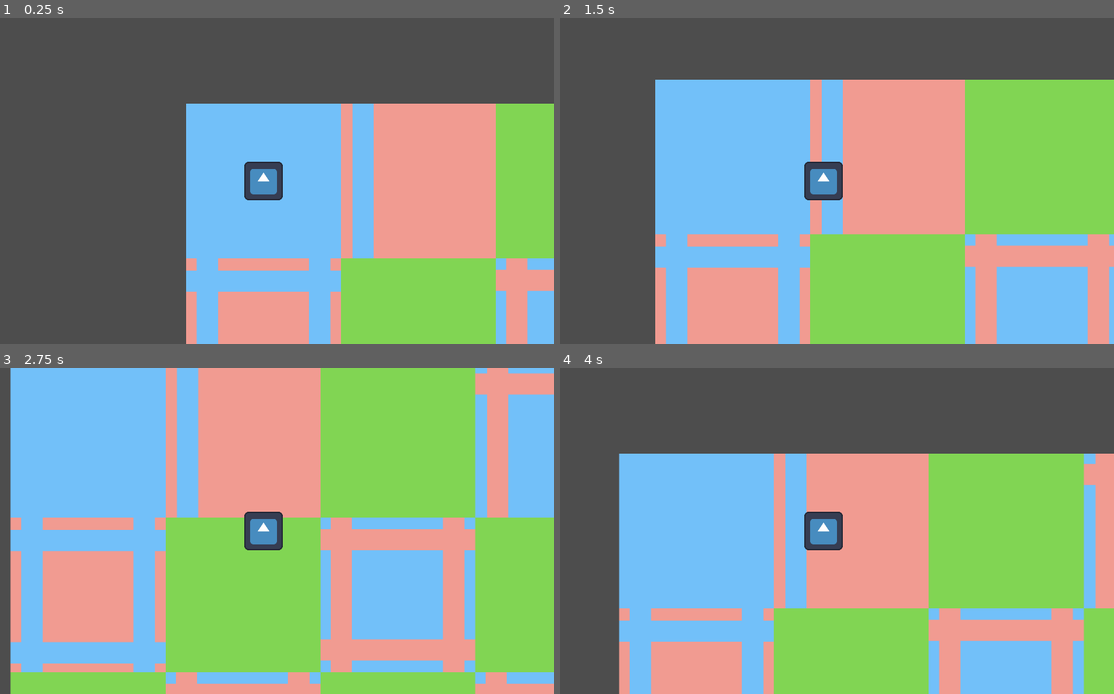
Above: before the commit, frames 1-4 (two rows, left to right).
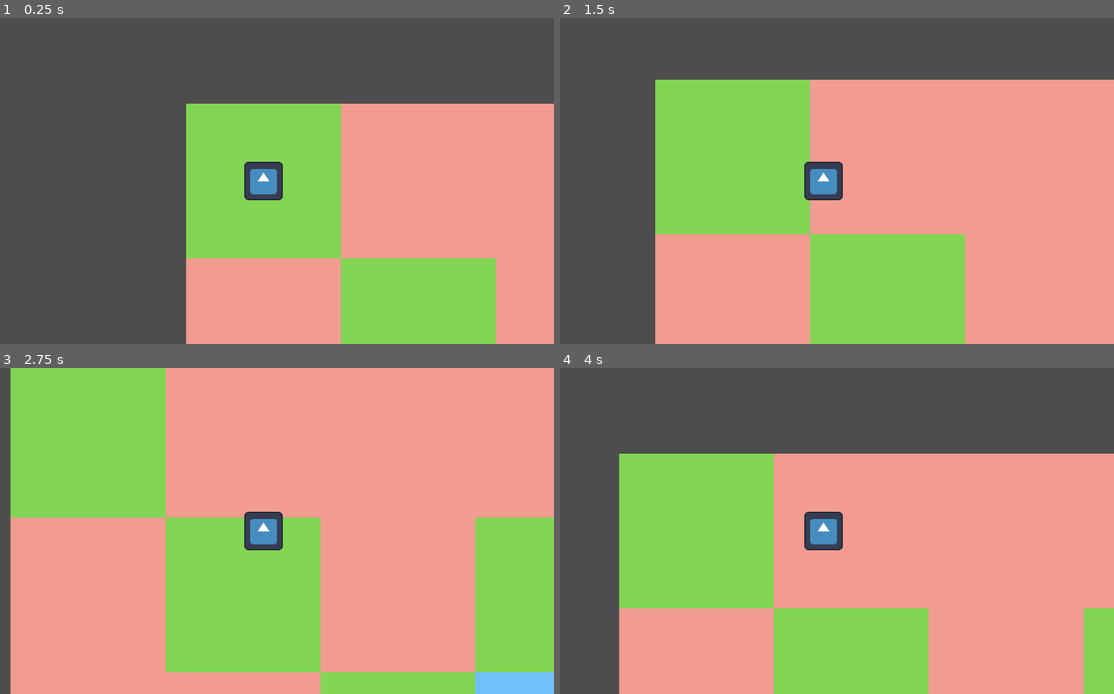
Above: after the commit, the same moments.

Repository: AnselmeDonato/hello_godot
Game: Godot game, scene res://main.tscn
The game is run twice, just before and just after one commit, with the same random seed, the same clock (stepped at 60 frames per second) and the same inputs. The engine's default icon, where the game draws it, is replaced by a stand-in: a white triangle on a blue panel in a dark square.
Inputs:
- Up to frame 1 (0.25 s): no input
- Up to frame 2 (1.5 s): tap Enter at 0.5 s; hold D (right) 0.53-1.28 s; hold S (down) from 1.28 s (still down)
- Up to frame 3 (2.75 s): release S (down) at 2.03 s; hold D (right) from 2.03 s (still down)
- Up to frame 4 (4 s): release D (right) at 2.78 s; hold W (up) 2.78-3.53 s; hold A (left) from 3.53 s (still down)

The runs differ from the first frame. In frame 1, 24% of the frame differs, in the area x 33-100%, y 26-100%; in frame 2, 37%; in frame 3, 48%, in the area x 1-100%, y 0-100%; in frame 4, 37%.

Commit message:
fixing propagation of constraints

Diff:
--- a/level/assets/tiles_rules.json
+++ b/level/assets/tiles_rules.json
@@ -1,90 +1,26 @@
 {
   "b": {
     "constraints": {
-      "pos_x": {"b": 1, "r_1b": 1, "r_2b": 1, "r_3b": 1, "r_4b": 1, "g":1},
-      "neg_x": {"b": 1, "r_3b": 1, "r_4b": 1, "g":1},
-      "pos_y": {"b": 1, "r_2b": 1, "r_3b": 1, "r_4b": 1, "g":1},
-      "neg_y": {"b": 1, "r_4b": 1, "g":1}
+      "pos_x": {"b": 1, "g": 1},
+      "neg_x": {"b": 1, "g": 1},
+      "pos_y": {"b": 1, "g": 1},
+      "neg_y": {"b": 1, "g": 1}
     }
   },
-  "b_1r": {
+  "g": {
     "constraints": {
-      "pos_x": {"b": 1, "r_1b": 1, "r_2b": 1, "r_3b": 1, "r_4b": 1, "g":1},
-      "neg_x": {"r": 1, "g":1},
-      "pos_y": {"b": 1, "r_2b": 1, "r_3b": 1, "r_4b": 1, "g":1},
-      "neg_y": {"b": 1, "r_4b": 1, "g":1}
-    }
-  },
-  "b_2r": {
-    "constraints": {
-      "pos_x": {"b": 1, "r_1b": 1, "r_2b": 1, "r_3b": 1, "r_4b": 1, "g":1},
-      "neg_x": {"r": 1, "g":1},
-      "pos_y": {"b": 1, "r_2b": 1, "r_3b": 1, "r_4b": 1, "g":1},
-      "neg_y": {"r": 1, "g":1}
-    }
-  },
-  "b_3r": {
-    "constraints": {
-      "pos_x": {"r": 1, "g":1},
-      "neg_x": {"r": 1, "g":1},
-      "pos_y": {"b": 1, "r_2b": 1, "r_3b": 1, "r_4b": 1, "g":1},
-      "neg_y": {"r": 1, "g":1}
-    }
-  },
-  "b_4r": {
-    "constraints": {
-      "pos_x": {"r": 1, "g":1},
-      "neg_x": {"r": 1, "g":1},
-      "pos_y": {"r": 1, "g":1},
-      "neg_y": {"r": 1, "g":1}
+      "pos_x": {"b": 1, "r": 1},
+      "neg_x": {"b": 1, "r": 1},
+      "pos_y": {"b": 1, "r": 1},
+      "neg_y": {"b": 1, "r": 1}
     }
   },
   "r": {
     "constraints": {
-      "pos_x": {"r": 1, "b_1r": 1, "b_2r": 1, "b_3r": 1, "b_4r": 1, "g":1},
-      "neg_x": {"r": 1, "b_3r": 1, "b_4r": 1, "g":1},
-      "pos_y": {"r": 1, "b_2r": 1, "b_3r": 1, "b_4r": 1, "g":1},
-      "neg_y": {"r": 1, "b_4r": 1, "g":1}
-    }
-  },
-  "r_1b": {
-    "constraints": {
-      "pos_x": {"r": 1, "b_1r": 1, "b_2r": 1, "b_3r": 1, "b_4r": 1, "g":1},
-      "neg_x": {"b": 1, "g":1},
-      "pos_y": {"r": 1, "b_2r": 1, "b_3r": 1, "b_4r": 1, "g":1},
-      "neg_y": {"r": 1, "b_4r": 1, "g":1}
-    }
-  },
-  "r_2b": {
-    "constraints": {
-      "pos_x": {"r": 1, "b_1r": 1, "b_2r": 1, "b_3r": 1, "b_4r": 1, "g":1},
-      "neg_x": {"b": 1, "g":1},
-      "pos_y": {"r": 1, "b_2r": 1, "b_3r": 1, "b_4r": 1, "g":1},
-      "neg_y": {"b": 1, "g":1}
-    }
-  },
-  "r_3b": {
-    "constraints": {
-      "pos_x": {"b": 1, "g":1},
-      "neg_x": {"b": 1, "g":1},
-      "pos_y": {"r": 1, "b_2r": 1, "b_3r": 1, "b_4r": 1, "g":1},
-      "neg_y": {"b": 1, "g":1}
-    }
-  },
-  "r_4b": {
-    "constraints": {
-      "pos_x": {"b": 1, "g":1},
-      "neg_x": {"b": 1, "g":1},
-      "pos_y": {"b": 1, "g":1},
-      "neg_y": {"b": 1, "g":1}
-    }
-  },
-  "g": {
-    "constraints": {
-      "pos_x": {"b": 1, "b_1r": 1, "b_2r": 1, "b_3r": 1, "b_4r": 1, "r_1b": 1, "r_2b": 1, "r_3b": 1, "r_4b": 1, "g":1},
-      "neg_x": {"b": 1, "b_1r": 1, "b_2r": 1, "b_3r": 1, "b_4r": 1, "r_1b": 1, "r_2b": 1, "r_3b": 1, "r_4b": 1, "g":1},
-      "pos_y": {"b": 1, "b_1r": 1, "b_2r": 1, "b_3r": 1, "b_4r": 1, "r_1b": 1, "r_2b": 1, "r_3b": 1, "r_4b": 1, "g":1},
-      "neg_y": {"b": 1, "b_1r": 1, "b_2r": 1, "b_3r": 1, "b_4r": 1, "r_1b": 1, "r_2b": 1, "r_3b": 1, "r_4b": 1, "g":1}
+      "pos_x": {"r": 1, "g": 1},
+      "neg_x": {"r": 1, "g": 1},
+      "pos_y": {"r": 1, "g": 1},
+      "neg_y": {"r": 1, "g": 1}
     }
   }
 }
--- a/level/grid.gd
+++ b/level/grid.gd
@@ -70,16 +70,17 @@
 			var neighbor_tile = tile_at(neighbor_pos)
 			var old_entropy = neighbor_tile.get_entropy()
 
+			var allowed_states = {}
 			for state in current_tile.superposition.keys():
 				if neighbor_pos[0] > current_pos[0]:
-					neighbor_tile.constraint_superposition(tiles_rules[state]['constraints']['pos_x'])
+					allowed_states.merge(tiles_rules[state]['constraints']['pos_x'])
 				if neighbor_pos[0] < current_pos[0]:
-					neighbor_tile.constraint_superposition(tiles_rules[state]['constraints']['neg_x'])
+					allowed_states.merge(tiles_rules[state]['constraints']['neg_x'])
 				if neighbor_pos[1] > current_pos[1]:
-					neighbor_tile.constraint_superposition(tiles_rules[state]['constraints']['pos_y'])
+					allowed_states.merge(tiles_rules[state]['constraints']['pos_y'])
 				if neighbor_pos[1] < current_pos[1]:
-					neighbor_tile.constraint_superposition(tiles_rules[state]['constraints']['neg_y'])
-
+					allowed_states.merge(tiles_rules[state]['constraints']['neg_y'])
+			neighbor_tile.constraint_superposition(allowed_states)
 
 			if neighbor_tile.get_entropy() != old_entropy:
 				# If a neighbor has partially collapsed (i.e its superposition has changed), we add it to the
@@ -162,3 +163,11 @@
 func _init():
 	load_tiles_rules()
 	init_grid()
+
+
+# =========== For debug ============= #
+
+func print_every_superposition():
+	for x in range(GRID_DIMENSTION):
+		for y in range(GRID_DIMENSTION):
+			print(tile_at([x,y]).superposition)
--- a/level/tile.gd
+++ b/level/tile.gd
@@ -4,7 +4,7 @@
 
 const ASSETS_PATH = "res://level/assets/"
 
-var superposition = {}
+var superposition : Dictionary
 # ================== Functions ================== #
 
 func is_collapsed():
@@ -19,10 +19,10 @@
 	return superposition.size()
 
 
-func constraint_superposition(constraint: Dictionary):
-	"""Update the states in the superposition using the provided constraint"""
+func constraint_superposition(allowed_states: Dictionary):
+	"""Update the states in the superposition using the provided allowed_states"""
 	for possible_tile in superposition.keys():
-		if not constraint.has(possible_tile):
+		if not allowed_states.has(possible_tile):
 			superposition.erase(possible_tile)
 
 
